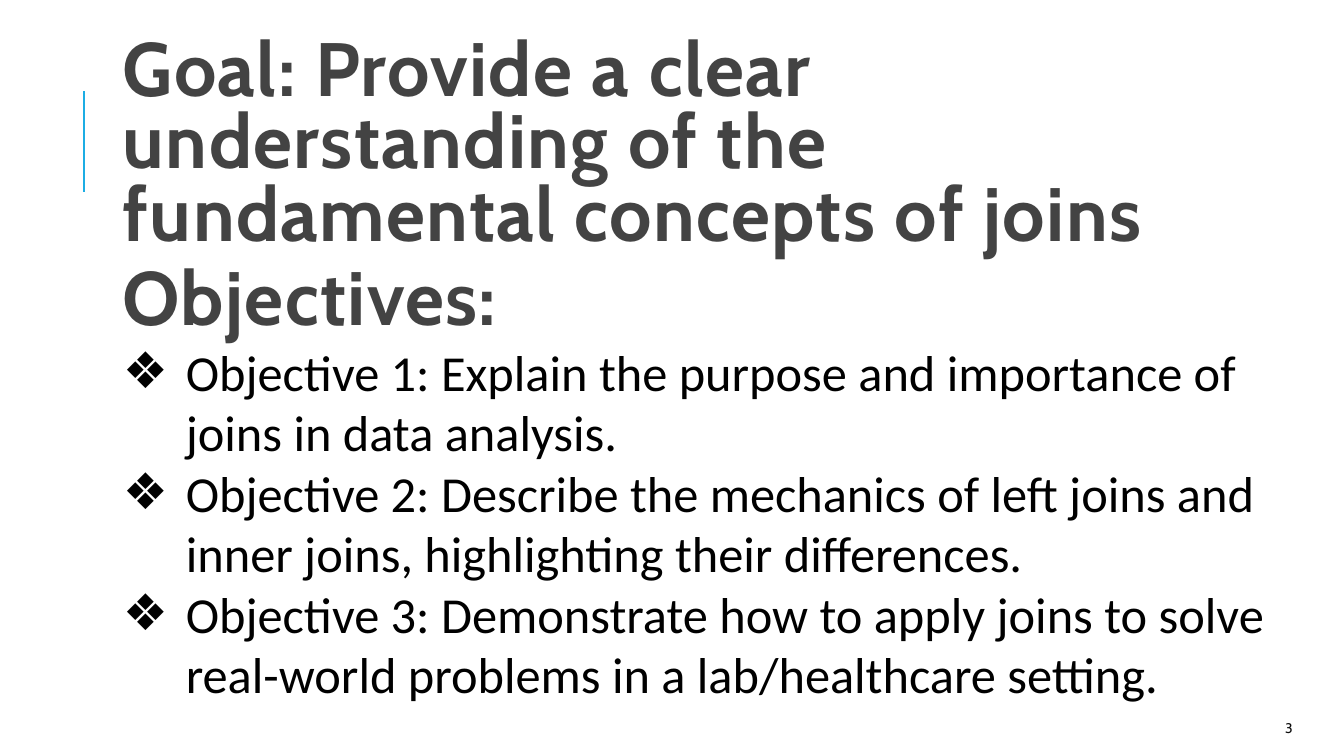
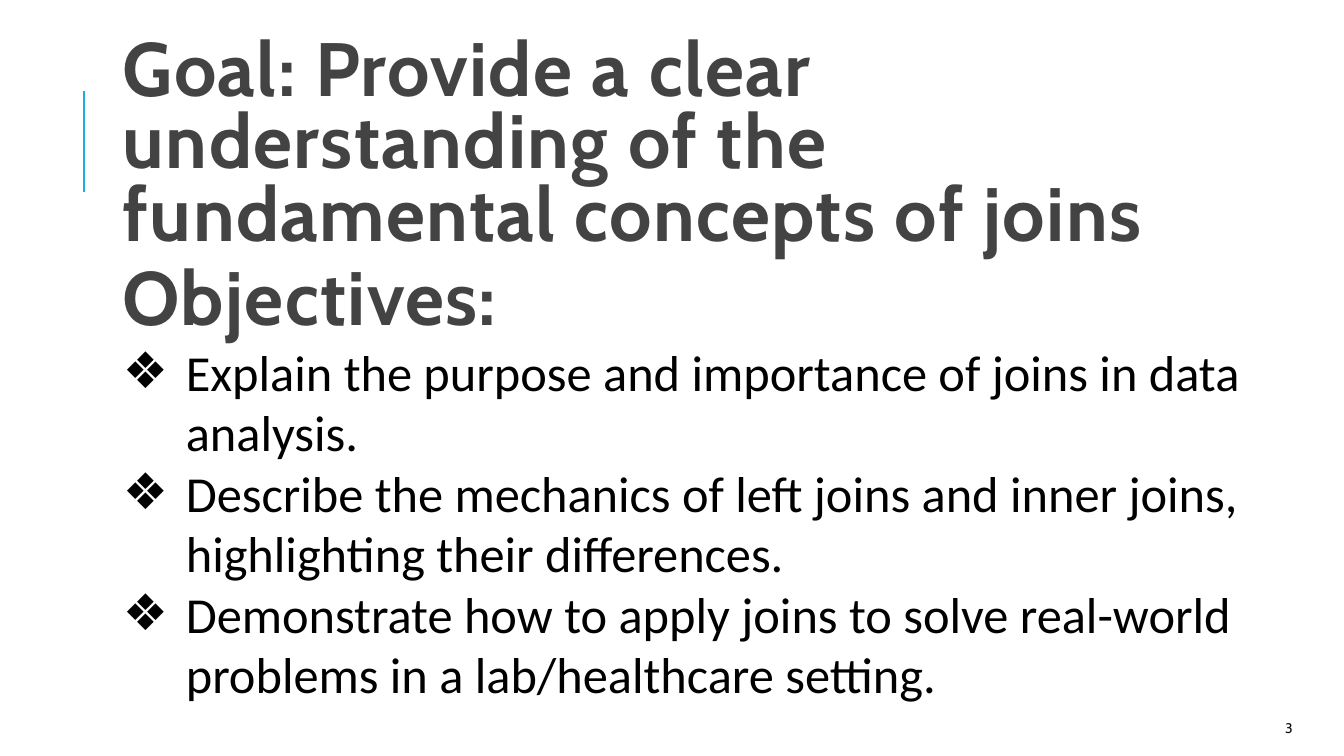
Before and after one commit to amromeo/api_r_int_db_24, a slide deck: slide 3 of presentations/03 - Joins.pptx. Drawn at 1344x756 pixels with LibreOffice and Linux fonts; fonts in the diff are those of the drawing. Boxes give left, top, right and bottom in pixels: in the first picture for what was removed or moved away, otherwise in the second. Text is boxed around its words. In the diff, an @@ line names an element or a change of style, - is before the commit and + after.

```diff
--- a/presentations/03 - Joins.pptx
+++ b/presentations/03 - Joins.pptx
@@ text at (x1=186, y1=356, x2=1240, y2=702): text changed @@
-      ❖ Objective 1: Explain the purpose and importance of joins in data analysis.
-      ❖ Objective 2: Describe the mechanics of left joins and inner joins, highlighting their differences.
-      ❖ Objective 3: Demonstrate how to apply joins to solve real-world problems in a lab/healthcare setting.
+      ❖ Explain the purpose and importance of joins in data analysis.
+      ❖ Describe the mechanics of left joins and inner joins, highlighting their differences.
+      ❖ Demonstrate how to apply joins to solve real-world problems in a lab/healthcare setting.
```
Also in this commit, not shown: 9 other slides changed, 42 slides added, 7 slides removed.
